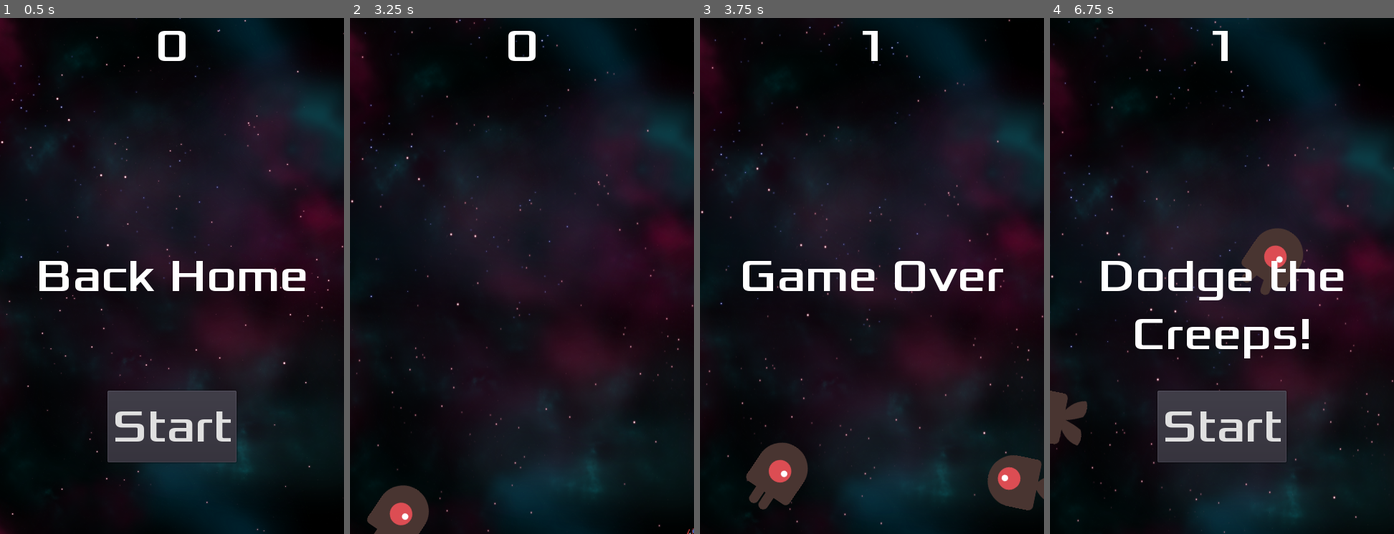
Above: before the commit, frames 1-4 (left to right).
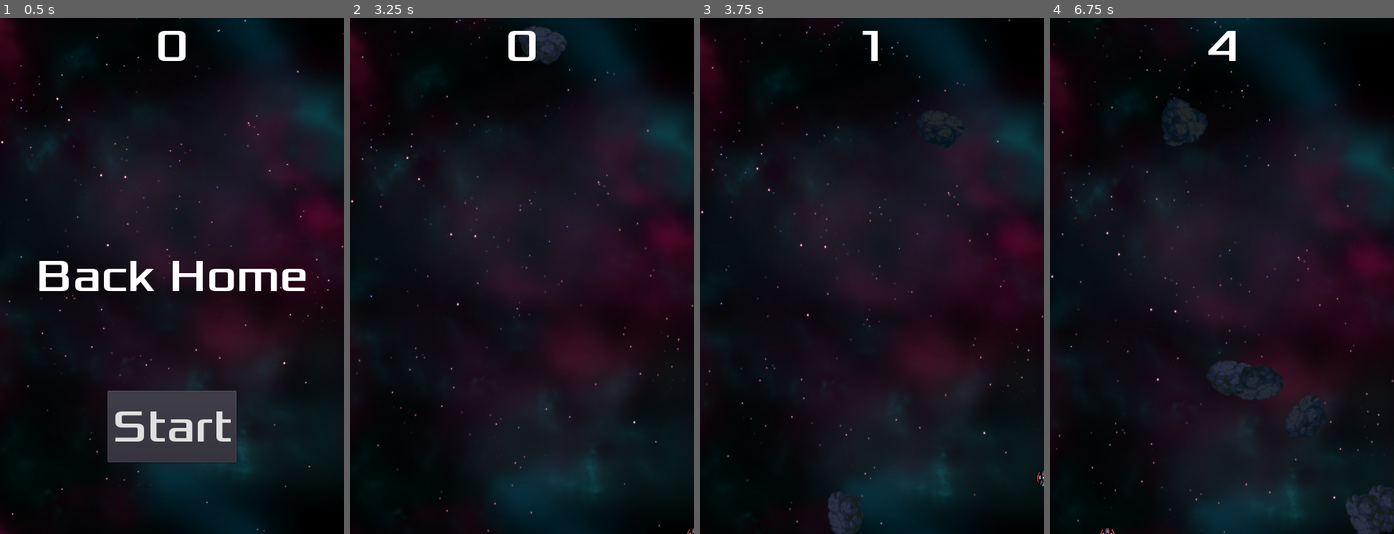
Above: after the commit, the same moments.

Repository: SebastienFCT/dodge-the-creeps-godot-toturial
Game: Godot game, scene res://scenes/Main.tscn
Same seed, same stepped clock (60 frames per second), same inputs: the game is played once before the commit and once after it.
Inputs:
- Up to frame 1 (0.5 s): no input
- Up to frame 2 (3.25 s): click "Start" at 0.5 s; tap Enter (start_game) at 1.25, 1.35, 2.1, 2.85 s; hold Right (move_right) 1.28-2.03 s; hold Down (move_down) 2.03-2.78 s; hold Right (move_right) from 2.78 s (still down)
- Up to frame 3 (3.75 s): release Right (move_right) at 3.53 s; hold Up (move_up) from 3.53 s (still down); tap Enter (start_game) at 3.6 s
- Up to frame 4 (6.75 s): release Up (move_up) at 4.28 s; hold Left (move_left) 4.28-5.78 s; tap Enter (start_game) every 0.75 s from 4.35 to 6.6 s; hold Down (move_down) 5.78-6.53 s; hold Right (move_right) from 6.53 s (still down)

Frame 1 is identical in both runs. In frame 2, 1.8% of the frame differs, in the area x 5-63%, y 1-100%; in frame 3, 5.1%; in frame 4, 13%, in the area x 0-100%, y 2-100%.

Commit message:
replaced mobs with asteroids

Diff:
--- /dev/null
+++ b/scenes/Asteroid1.tscn
@@ -0,0 +1,34 @@
+[gd_scene load_steps=7 format=2]
+
+[ext_resource path="res://art/asteroids/asteroid_1_1.png" type="Texture" id=1]
+[ext_resource path="res://art/asteroids/asteroid_1_2.png" type="Texture" id=2]
+[ext_resource path="res://art/asteroids/asteroid_1_3.png" type="Texture" id=3]
+[ext_resource path="res://scripts/Asteroid.gd" type="Script" id=4]
+
+[sub_resource type="SpriteFrames" id=1]
+animations = [ {
+"frames": [ ExtResource( 1 ), ExtResource( 2 ), ExtResource( 3 ) ],
+"loop": true,
+"name": "default",
+"speed": 2.0
+} ]
+
+[sub_resource type="CapsuleShape2D" id=2]
+radius = 29.0
+height = 0.0
+
+[node name="Asteroid1" type="RigidBody2D"]
+collision_mask = 0
+script = ExtResource( 4 )
+
+[node name="AnimatedSprite" type="AnimatedSprite" parent="."]
+frames = SubResource( 1 )
+frame = 2
+playing = true
+
+[node name="CollisionShape2D" type="CollisionShape2D" parent="."]
+shape = SubResource( 2 )
+
+[node name="VisibilityNotifier2D" type="VisibilityNotifier2D" parent="."]
+
+[connection signal="screen_exited" from="VisibilityNotifier2D" to="." method="_on_VisibilityNotifier2D_screen_exited"]
--- a/scenes/Main.tscn
+++ b/scenes/Main.tscn
@@ -2,13 +2,13 @@
 
 [ext_resource path="res://scenes/Player.tscn" type="PackedScene" id=1]
 [ext_resource path="res://scripts/Main.gd" type="Script" id=2]
-[ext_resource path="res://scenes/Mob.tscn" type="PackedScene" id=3]
+[ext_resource path="res://scenes/Asteroid1.tscn" type="PackedScene" id=3]
 [ext_resource path="res://scenes/HUD.tscn" type="PackedScene" id=4]
 [ext_resource path="res://art/gameover.wav" type="AudioStream" id=5]
 [ext_resource path="res://art/House In a Forest Loop.ogg" type="AudioStream" id=6]
-[ext_resource path="res://art/background.png" type="Texture" id=7]
-[ext_resource path="res://art/stars_1.png" type="Texture" id=8]
-[ext_resource path="res://art/stars_2.png" type="Texture" id=9]
+[ext_resource path="res://art/parallax/background.png" type="Texture" id=7]
+[ext_resource path="res://art/parallax/stars_1.png" type="Texture" id=8]
+[ext_resource path="res://art/parallax/stars_2.png" type="Texture" id=9]
 
 [sub_resource type="GDScript" id=2]
 script/source = "extends ParallaxBackground
@@ -33,7 +33,7 @@
 
 [node name="Main" type="Node"]
 script = ExtResource( 2 )
-mob_scene = ExtResource( 3 )
+asteroid_scene = ExtResource( 3 )
 
 [node name="ParallaxBackground" type="ParallaxBackground" parent="."]
 script = SubResource( 2 )
@@ -63,7 +63,7 @@
 
 [node name="Player" parent="." instance=ExtResource( 1 )]
 
-[node name="MobTimer" type="Timer" parent="."]
+[node name="AsteroidTimer" type="Timer" parent="."]
 wait_time = 0.5
 
 [node name="ScoreTimer" type="Timer" parent="."]
@@ -75,10 +75,10 @@
 [node name="StartPosition" type="Position2D" parent="."]
 position = Vector2( 240, 450 )
 
-[node name="MobPath" type="Path2D" parent="."]
+[node name="AsteroidPath" type="Path2D" parent="."]
 curve = SubResource( 1 )
 
-[node name="MobSpawnLocation" type="PathFollow2D" parent="MobPath"]
+[node name="AsteroidSpawnLocation" type="PathFollow2D" parent="AsteroidPath"]
 
 [node name="HUD" parent="." instance=ExtResource( 4 )]
 
@@ -89,7 +89,7 @@
 stream = ExtResource( 5 )
 
 [connection signal="hit" from="Player" to="." method="game_over"]
-[connection signal="timeout" from="MobTimer" to="." method="_on_MobTimer_timeout"]
+[connection signal="timeout" from="AsteroidTimer" to="." method="_on_AsteroidTimer_timeout"]
 [connection signal="timeout" from="ScoreTimer" to="." method="_on_ScoreTimer_timeout"]
 [connection signal="timeout" from="StartTimer" to="." method="_on_StartTimer_timeout"]
 [connection signal="start_game" from="HUD" to="." method="new_game"]
--- a/scenes/Mob.tscn
+++ /dev/null
@@ -1,54 +0,0 @@
-[gd_scene load_steps=10 format=2]
-
-[ext_resource path="res://art/enemySwimming_1.png" type="Texture" id=1]
-[ext_resource path="res://art/enemyWalking_1.png" type="Texture" id=2]
-[ext_resource path="res://art/enemyWalking_2.png" type="Texture" id=3]
-[ext_resource path="res://art/enemySwimming_2.png" type="Texture" id=4]
-[ext_resource path="res://art/enemyFlyingAlt_2.png" type="Texture" id=5]
-[ext_resource path="res://art/enemyFlyingAlt_1.png" type="Texture" id=6]
-[ext_resource path="res://scripts/Mob.gd" type="Script" id=7]
-
-[sub_resource type="SpriteFrames" id=1]
-animations = [ {
-"frames": [ ExtResource( 6 ), ExtResource( 5 ) ],
-"loop": true,
-"name": "fly",
-"speed": 3.0
-}, {
-"frames": [ ExtResource( 1 ), ExtResource( 4 ) ],
-"loop": true,
-"name": "swim",
-"speed": 3.0
-}, {
-"frames": [ ExtResource( 2 ), ExtResource( 3 ) ],
-"loop": true,
-"name": "walk",
-"speed": 3.0
-} ]
-
-[sub_resource type="CapsuleShape2D" id=2]
-radius = 32.0
-height = 28.0
-
-[node name="Mob" type="RigidBody2D" groups=["mobs"]]
-collision_mask = 0
-gravity_scale = 0.0
-script = ExtResource( 7 )
-__meta__ = {
-"_edit_group_": true
-}
-
-[node name="AnimatedSprite" type="AnimatedSprite" parent="."]
-scale = Vector2( 0.75, 0.75 )
-frames = SubResource( 1 )
-animation = "fly"
-playing = true
-
-[node name="CollisionShape2D" type="CollisionShape2D" parent="."]
-position = Vector2( -9, 0 )
-rotation = 1.5708
-shape = SubResource( 2 )
-
-[node name="VisibilityNotifier2D" type="VisibilityNotifier2D" parent="."]
-
-[connection signal="screen_exited" from="VisibilityNotifier2D" to="." method="_on_VisibilityNotifier2D_screen_exited"]
--- a/scenes/Player.tscn
+++ b/scenes/Player.tscn
@@ -1,12 +1,12 @@
 [gd_scene load_steps=10 format=2]
 
 [ext_resource path="res://scripts/Player.gd" type="Script" id=5]
-[ext_resource path="res://art/player_1.png" type="Texture" id=6]
-[ext_resource path="res://art/player_2.png" type="Texture" id=7]
-[ext_resource path="res://art/player_3.png" type="Texture" id=8]
-[ext_resource path="res://art/player_boost_1.png" type="Texture" id=9]
-[ext_resource path="res://art/player_boost_2.png" type="Texture" id=10]
-[ext_resource path="res://art/player_boost_3.png" type="Texture" id=11]
+[ext_resource path="res://art/player/player_1.png" type="Texture" id=6]
+[ext_resource path="res://art/player/player_2.png" type="Texture" id=7]
+[ext_resource path="res://art/player/player_3.png" type="Texture" id=8]
+[ext_resource path="res://art/player/player_boost_1.png" type="Texture" id=9]
+[ext_resource path="res://art/player/player_boost_2.png" type="Texture" id=10]
+[ext_resource path="res://art/player/player_boost_3.png" type="Texture" id=11]
 
 [sub_resource type="SpriteFrames" id=1]
 animations = [ {
@@ -34,6 +34,7 @@
 [node name="AnimatedSprite" type="AnimatedSprite" parent="."]
 frames = SubResource( 1 )
 animation = "slow"
+frame = 1
 playing = true
 
 [node name="CollisionShape2D" type="CollisionShape2D" parent="."]
--- /dev/null
+++ b/scripts/Asteroid.gd
@@ -0,0 +1,15 @@
+extends RigidBody2D
+
+
+# Called when the node enters the scene tree for the first time.
+func _ready():
+	pass # Replace with function body.
+
+
+# Called every frame. 'delta' is the elapsed time since the previous frame.
+#func _process(delta):
+#	pass
+
+
+func _on_VisibilityNotifier2D_screen_exited():
+	queue_free()
--- a/scripts/Main.gd
+++ b/scripts/Main.gd
@@ -1,6 +1,6 @@
 extends Node
 
-export(PackedScene) var mob_scene
+export(PackedScene) var asteroid_scene
 var score
 
 # Called when the node enters the scene tree for the first time.
@@ -13,7 +13,7 @@
 
 func game_over():
 	$ScoreTimer.stop()
-	$MobTimer.stop()
+	$AsteroidTimer.stop()
 	$HUD.show_game_over()
 	$Music.stop()
 	$DeathSound.play()
@@ -28,25 +28,25 @@
 	$Music.play()
 
 func _on_StartTimer_timeout():
-	$MobTimer.start()
+	$AsteroidTimer.start()
 	$ScoreTimer.start()
 
 func _on_ScoreTimer_timeout():
 	score += 1
 	$HUD.update_score(score)
 
-func _on_MobTimer_timeout():
-	var mob = mob_scene.instance()
+func _on_AsteroidTimer_timeout():
+	var asteroid = asteroid_scene.instance()
 
-	var mob_spawn_location = get_node("MobPath/MobSpawnLocation")
-	mob_spawn_location.offset = randi()
+	var asteroid_spawn_location = get_node("AsteroidPath/AsteroidSpawnLocation")
+	asteroid_spawn_location.offset = randi()
 
-	var direction = mob_spawn_location.rotation + PI / 2
-	mob.position = mob_spawn_location.position
+	var direction = asteroid_spawn_location.rotation + PI / 2
+	asteroid.position = asteroid_spawn_location.position
 	direction += rand_range(-PI / 4, PI / 4)
-	mob.rotation = direction
+	asteroid.rotation = direction
 
 	var velocity = Vector2(rand_range(150.0, 250.0), 0.0)
-	mob.linear_velocity = velocity.rotated(direction)
+	asteroid.linear_velocity = velocity.rotated(direction)
 
-	add_child(mob)
+	add_child(asteroid)
Binary file added: art/asteroids/asteroid_1_1.png
Not shown, changed: art/asteroids/asteroid_1_1.png.import
Binary file added: art/asteroids/asteroid_1_2.png
Not shown, changed: art/asteroids/asteroid_1_2.png.import
Binary file added: art/asteroids/asteroid_1_3.png
Not shown, changed: art/asteroids/asteroid_1_3.png.import
Binary file removed: art/enemyFlyingAlt_1.png
Binary file removed: art/enemyFlyingAlt_2.png
Not shown, removed: art/enemyFlyingAlt_2.png.import
Binary file removed: art/enemySwimming_1.png
Binary file removed: art/enemySwimming_2.png
Binary file removed: art/enemyWalking_1.png
(and 23 more such lines)
